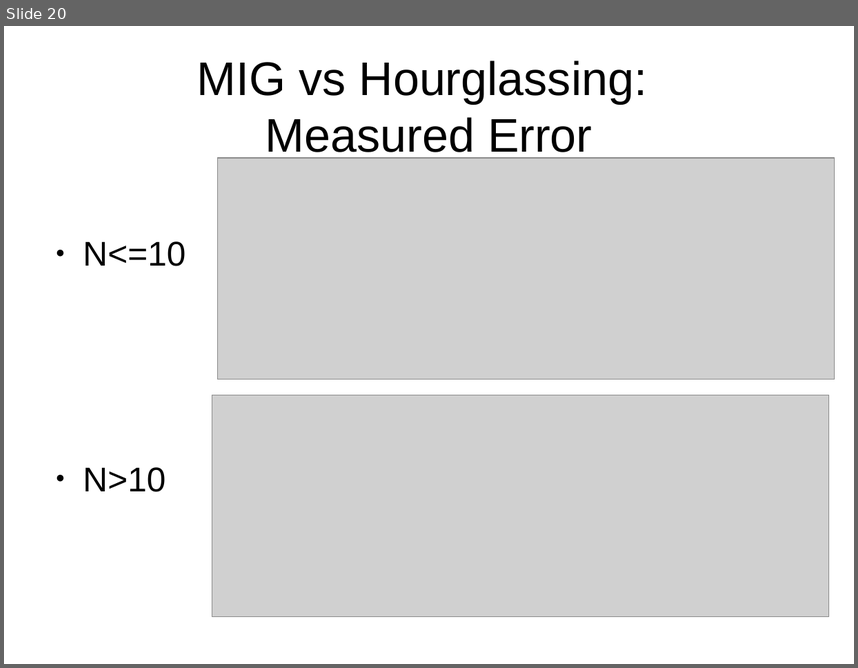
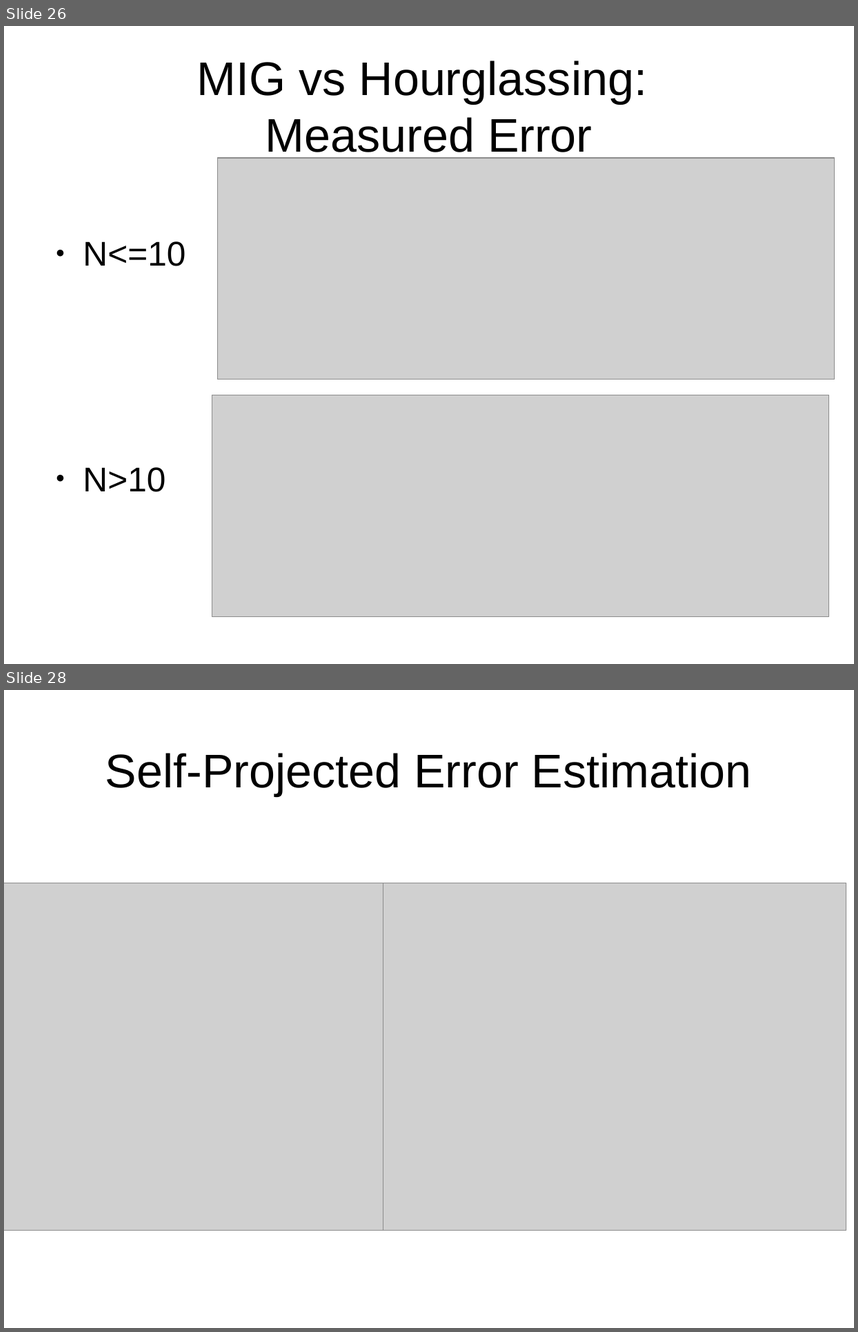
Before and after one commit to sethmerickel/Multi-Image-Geopositioning, a slide deck: papers/asprs2017b.odp. Shown one above the other, each under a label of ours: slide 20 before the commit, slides 26 and 28 after it; the slides between them are not shown. The pictures are 858x668 and 858x1332 pixels, drawn with LibreOffice and Linux fonts; fonts in the diff are those of the drawing; grey boxes stand for pictures. Boxes give left, top, right and bottom in pixels: in the first picture for what was removed or moved away, otherwise in the second. Text is boxed around its words. In the diff, an @@ line names an element or a change of style, - is before the commit and + after.

```diff
--- a/papers/asprs2017b.odp
+++ b/papers/asprs2017b.odp
@@ slide 28 added at (x1=4, y1=690, x2=854, y2=1328), background #FFFFFF @@
@@ title added at (x1=105, y1=753, x2=752, y2=796), 44 pt, text #000000 @@
+Self-Projected Error Estimation
@@ picture added at (x1=4, y1=883, x2=459, y2=1230) @@
@@ picture added at (x1=383, y1=883, x2=846, y2=1230) @@
@@ what was slide 20 is now slide 26 @@
```
Also in this commit, not shown: 1 slide changed, 10 other slides added, 1 slide removed.
